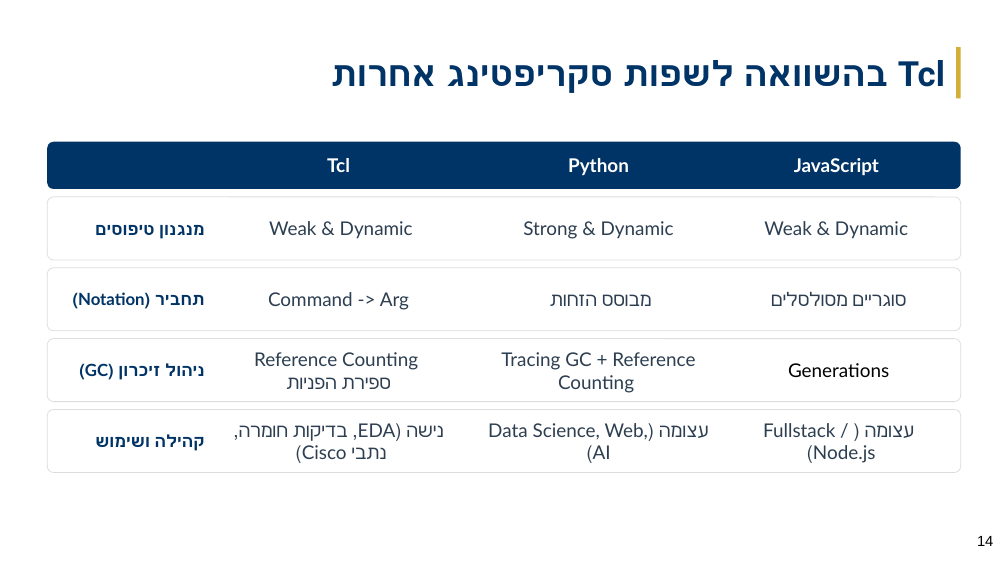
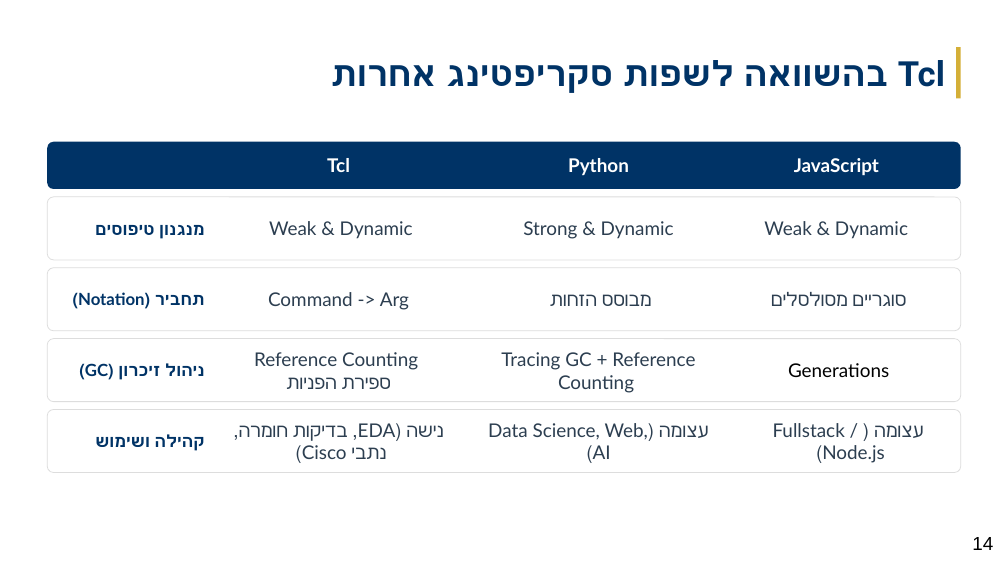
Before and after one commit to GuedaliaMahonAccount/Ekronot-Noam-Guedalia_6659_6064, a slide deck: slide 14 of מצגת מעודכנת TCL.pptx. Drawn at 1008x567 pixels with LibreOffice and Linux fonts; fonts in the diff are those of the drawing; background and template pictures are left out. Boxes give left, top, right and bottom in pixels: in the first picture for what was removed or moved away, otherwise in the second. Text is boxed around its words. In the diff, an @@ line names an element or a change of style, - is before the commit and + after.

```diff
--- a/מצגת מעודכנת TCL.pptx
+++ b/מצגת מעודכנת TCL.pptx
@@ text "עצומה ( Fullstack / Node.js)" rewrapped from (x1=659, y1=423, x2=876, y2=463) to (x1=659, y1=423, x2=885, y2=463) @@
@@ page number at (x1=972, y1=537, x2=993, y2=550): size 14 to 18 pt @@
```
Also in this commit, not shown: 2 other slides changed.
